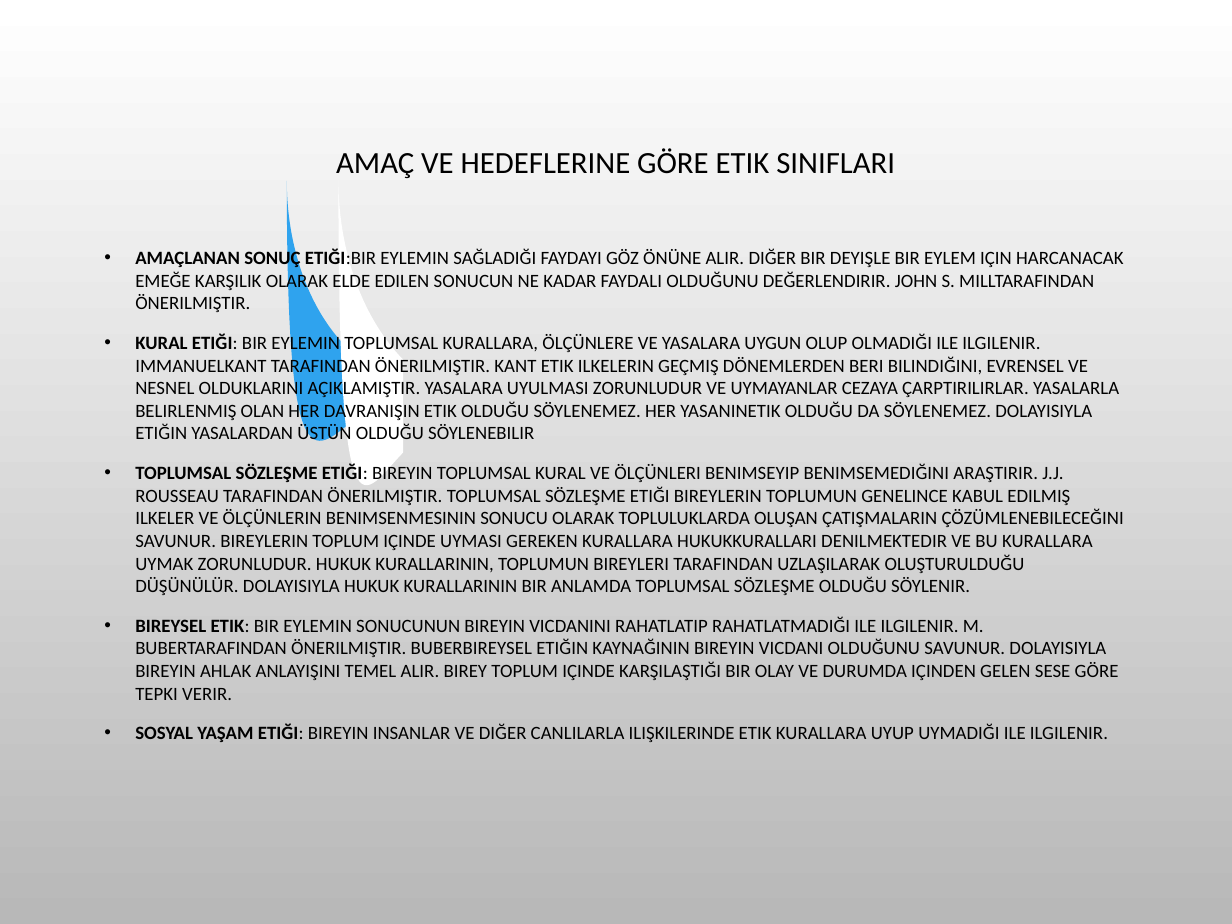
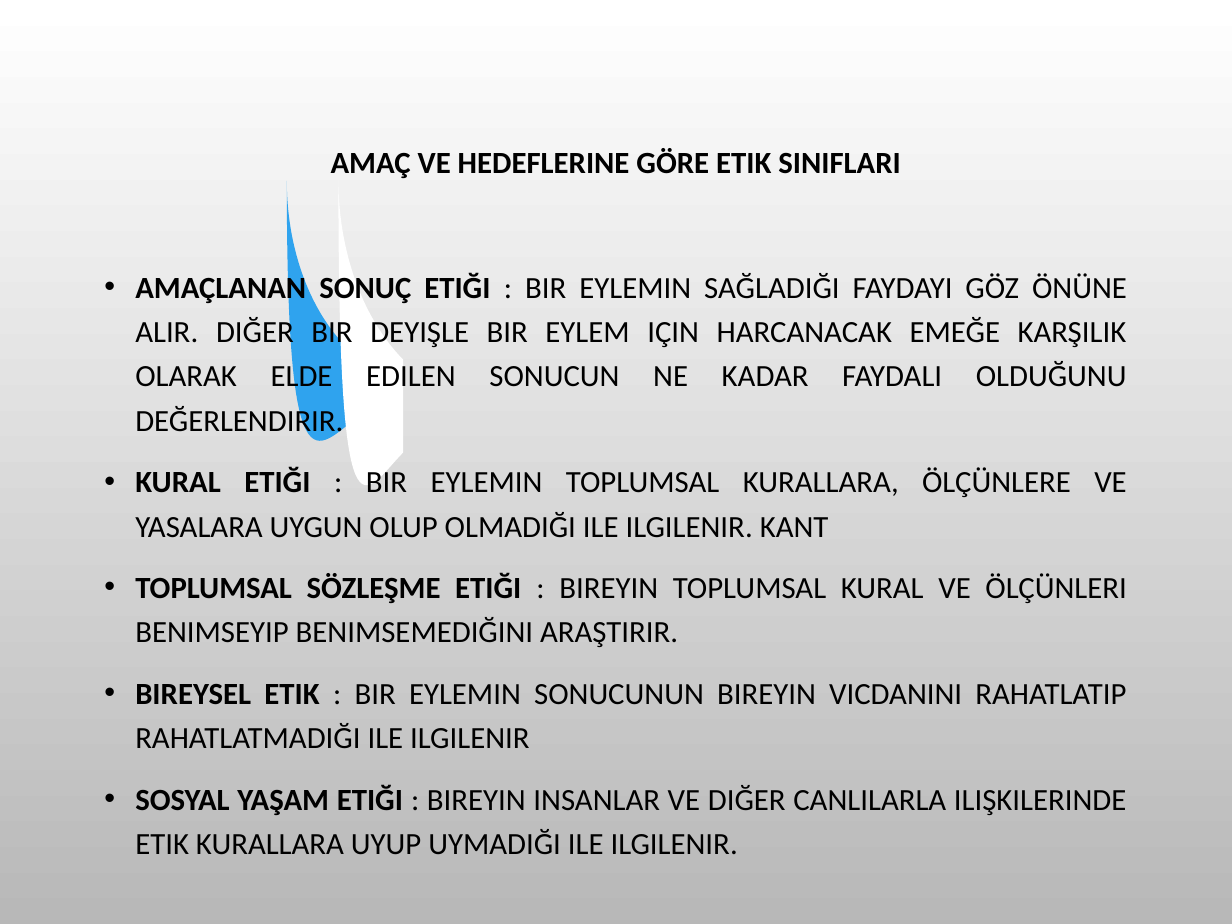
Before and after one commit to SevdanurGENC/20-21-Lecture-Notes, a slide deck: slide 9 of Bilişim Etiği ve Hukuku/2. Bolum - Meslek Etigi.ppt (slide 11 before the commit). Drawn at 1232x924 pixels with LibreOffice and Linux fonts; fonts in the diff are those of the drawing; background and template pictures are left out. Boxes give left, top, right and bottom in pixels: in the first picture for what was removed or moved away, otherwise in the second. Text is boxed around its words. In the diff, an @@ line names an element or a change of style, - is before the commit and + after.

```diff
--- a/Bilişim Etiği ve Hukuku/2. Bolum - Meslek Etigi.ppt
+++ b/Bilişim Etiği ve Hukuku/2. Bolum - Meslek Etigi.ppt
@@ title "AMAÇ VE HEDEFLERINE GÖRE ETIK ..." at (331, 148, 901, 178): bold on @@
@@ text at (135, 272, 1127, 854): text changed; size 11 to 18 pt @@
-• AMAÇLANAN SONUÇ ETIĞI:BIR EYLEMIN SAĞLADIĞI FAYDAYI GÖZ ÖNÜNE ALIR. DIĞER BIR DEYIŞLE BIR EYLEM IÇIN HARCANACAK EMEĞE KARŞILIK OLARAK ELDE EDILEN SONUCUN NE KADAR FAYDALI OLDUĞUNU DEĞERLENDIRIR. JOHN S. MILLTARAFINDAN ÖNERILMIŞTIR.
-• KURAL ETIĞI: BIR EYLEMIN TOPLUMSAL KURALLARA, ÖLÇÜNLERE VE YASALARA UYGUN OLUP OLMADIĞI ILE ILGILENIR. IMMANUELKANT TARAFINDAN ÖNERILMIŞTIR. KANT ETIK ILKELERIN GEÇMIŞ DÖNEMLERDEN BERI BILINDIĞINI, EVRENSEL VE NESNEL OLDUKLARINI AÇIKLAMIŞTIR. YASALARA UYULMASI ZORUNLUDUR VE UYMAYANLAR CEZAYA ÇARPTIRILIRLAR. YASALARLA BELIRLENMIŞ OLAN HER DAVRANIŞIN ETIK OLDUĞU SÖYLENEMEZ. HER YASANINETIK OLDUĞU DA SÖYLENEMEZ. DOLAYISIYLA ETIĞIN YASALARDAN ÜSTÜN OLDUĞU SÖYLENEBILIR
-• TOPLUMSAL SÖZLEŞME ETIĞI: BIREYIN TOPLUMSAL KURAL VE ÖLÇÜNLERI BENIMSEYIP BENIMSEMEDIĞINI ARAŞTIRIR. J.J. ROUSSEAU TARAFINDAN ÖNERILMIŞTIR. TOPLUMSAL SÖZLEŞME ETIĞI BIREYLERIN TOPLUMUN GENELINCE KABUL EDILMIŞ ILKELER VE ÖLÇÜNLERIN BENIMSENMESININ SONUCU OLARAK TOPLULUKLARDA OLUŞAN ÇATIŞMALARIN ÇÖZÜMLENEBILECEĞINI SAVUNUR. BIREYLERIN TOPLUM IÇINDE UYMASI GEREKEN KURALLARA HUKUKKURALLARI DENILMEKTEDIR VE BU KURALLARA UYMAK ZORUNLUDUR. HUKUK KURALLARININ, TOPLUMUN BIREYLERI TARAFINDAN UZLAŞILARAK OLUŞTURULDUĞU DÜŞÜNÜLÜR. DOLAYISIYLA HUKUK KURALLARININ BIR ANLAMDA TOPLUMSAL SÖZLEŞME OLDUĞU SÖYLENIR.
-• BIREYSEL ETIK: BIR EYLEMIN SONUCUNUN BIREYIN VICDANINI RAHATLATIP RAHATLATMADIĞI ILE ILGILENIR. M. BUBERTARAFINDAN ÖNERILMIŞTIR. BUBERBIREYSEL ETIĞIN KAYNAĞININ BIREYIN VICDANI OLDUĞUNU SAVUNUR. DOLAYISIYLA BIREYIN AHLAK ANLAYIŞINI TEMEL ALIR. BIREY TOPLUM IÇINDE KARŞILAŞTIĞI BIR OLAY VE DURUMDA IÇINDEN GELEN SESE GÖRE TEPKI VERIR.
-• SOSYAL YAŞAM ETIĞI: BIREYIN INSANLAR VE DIĞER CANLILARLA ILIŞKILERINDE ETIK KURALLARA UYUP UYMADIĞI ILE ILGILENIR.
+• AMAÇLANAN SONUÇ ETIĞI : BIR EYLEMIN SAĞLADIĞI FAYDAYI GÖZ ÖNÜNE ALIR. DIĞER BIR DEYIŞLE BIR EYLEM IÇIN HARCANACAK EMEĞE KARŞILIK OLARAK ELDE EDILEN SONUCUN NE KADAR FAYDALI OLDUĞUNU DEĞERLENDIRIR.
+• KURAL ETIĞI : BIR EYLEMIN TOPLUMSAL KURALLARA, ÖLÇÜNLERE VE YASALARA UYGUN OLUP OLMADIĞI ILE ILGILENIR. KANT
+• TOPLUMSAL SÖZLEŞME ETIĞI : BIREYIN TOPLUMSAL KURAL VE ÖLÇÜNLERI BENIMSEYIP BENIMSEMEDIĞINI ARAŞTIRIR.
+• BIREYSEL ETIK : BIR EYLEMIN SONUCUNUN BIREYIN VICDANINI RAHATLATIP RAHATLATMADIĞI ILE ILGILENIR
+• SOSYAL YAŞAM ETIĞI : BIREYIN INSANLAR VE DIĞER CANLILARLA ILIŞKILERINDE ETIK KURALLARA UYUP UYMADIĞI ILE ILGILENIR.
```
Also in this commit, not shown: 11 other slides changed, 6 slides removed, 3 other files.
